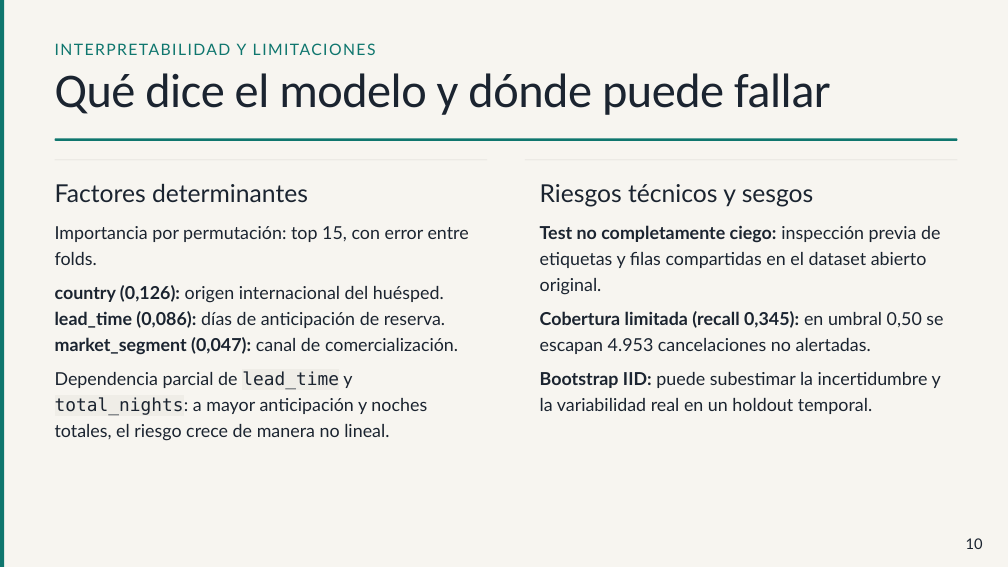
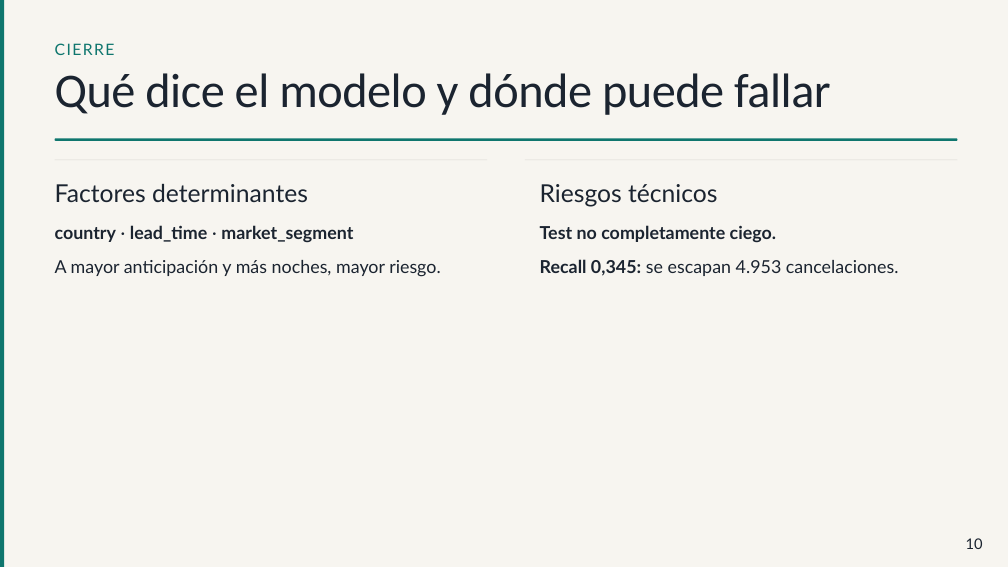
Before and after one commit to sabthe02/Obligatorio-IA, a slide deck: slide 10 of Prediccion-de-cancelaciones-hoteleras.pptx. Drawn at 1008x567 pixels with LibreOffice and Linux fonts; fonts in the diff are those of the drawing. Boxes give left, top, right and bottom in pixels: in the first picture for what was removed or moved away, otherwise in the second. Text is boxed around its words. In the diff, an @@ line names an element or a change of style, - is before the commit and + after.

```diff
--- a/Prediccion-de-cancelaciones-hoteleras.pptx
+++ b/Prediccion-de-cancelaciones-hoteleras.pptx
@@ text at bbox=[55, 43, 115, 55]: text changed @@
-INTERPRETABILIDAD Y LIMITACIONES
+CIERRE
@@ text at bbox=[540, 184, 718, 207]: text changed @@
-Riesgos técnicos y sesgos
+Riesgos técnicos
@@ text at bbox=[55, 225, 440, 277]: text changed @@
-Importancia por permutación: top 15, con error entre folds.
-country (0,126): origen internacional del huésped. lead_time (0,086): días de anticipación de reserva. market_segment (0,047): canal de comercialización.
-Dependencia parcial de lead_time y total_nights: a mayor anticipación y noches totales, el riesgo crece de manera no lineal.
+country · lead_time · market_segment
+A mayor anticipación y más noches, mayor riesgo.
@@ text at bbox=[540, 225, 899, 276]: text changed; bold on @@
-Test no completamente ciego: inspección previa de etiquetas y filas compartidas en el dataset abierto original.
-Cobertura limitada (recall 0,345): en umbral 0,50 se escapan 4.953 cancelaciones no alertadas.
-Bootstrap IID: puede subestimar la incertidumbre y la variabilidad real en un holdout temporal.
+Test no completamente ciego.
+Recall 0,345: se escapan 4.953 cancelaciones.
```
Also in this commit, not shown: 10 other slides changed, 5 other files.
